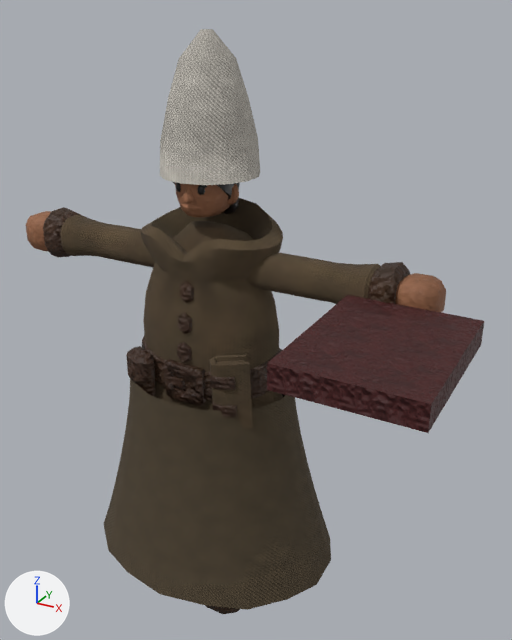
What one commit did to the glTF model csharp/Unciv.Godot/Packs/units/models/unit/Great Scientist.glb.
One viewpoint serves both versions: a 50 mm lens placed at (0.6, -0.93, 1.027), pointed at (0.085, 0.008, 0.558). The lights are fixed; the arrows at lower left show +X, +Y and +Z. The older version comes first. Where no turn or scale is listed for an object, it has been applied to the vertices. Vertices at exactly the same position are counted once.

Names of what the first picture shows: 'Prop', 'Warrior'.
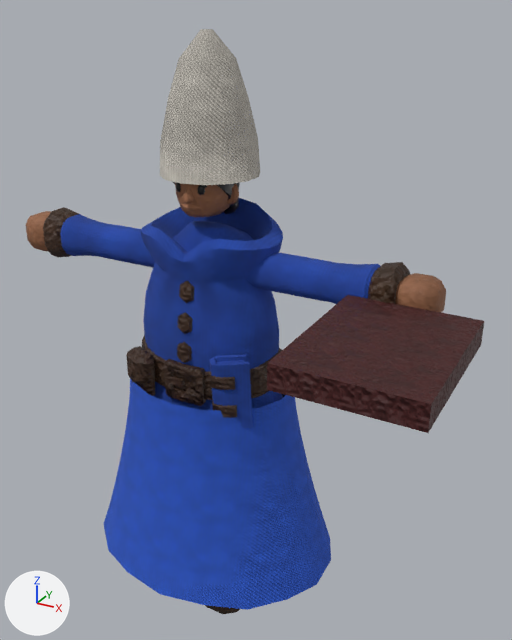
Where the change shows, as pixel boxes [x1, y1, x2, y2] in the pictures (512 x 640 px):
part 1 of me_mesh_skinned, recoloured (brown to blue): [60, 198, 380, 610] in both

What changed in the scene script:
```text
Change me_mesh_skinned:
    where me_mesh_skinned.from_pydata(...)  # 2284 vertices, 4385 faces; spans x -0.386..0.386, y -0.185..0.182, z 0.011..1.01
    used by ob_warrior; location = (0.0, 0.0, -0.011)
    me_mesh_skinned part 1: 1638 faces centred in x -0.287..0.287, y -0.177..0.174, z 0.125..0.768 are repainted in the vertex colours; the middle colour goes from brown #5a4935 to blue #264baf
```
